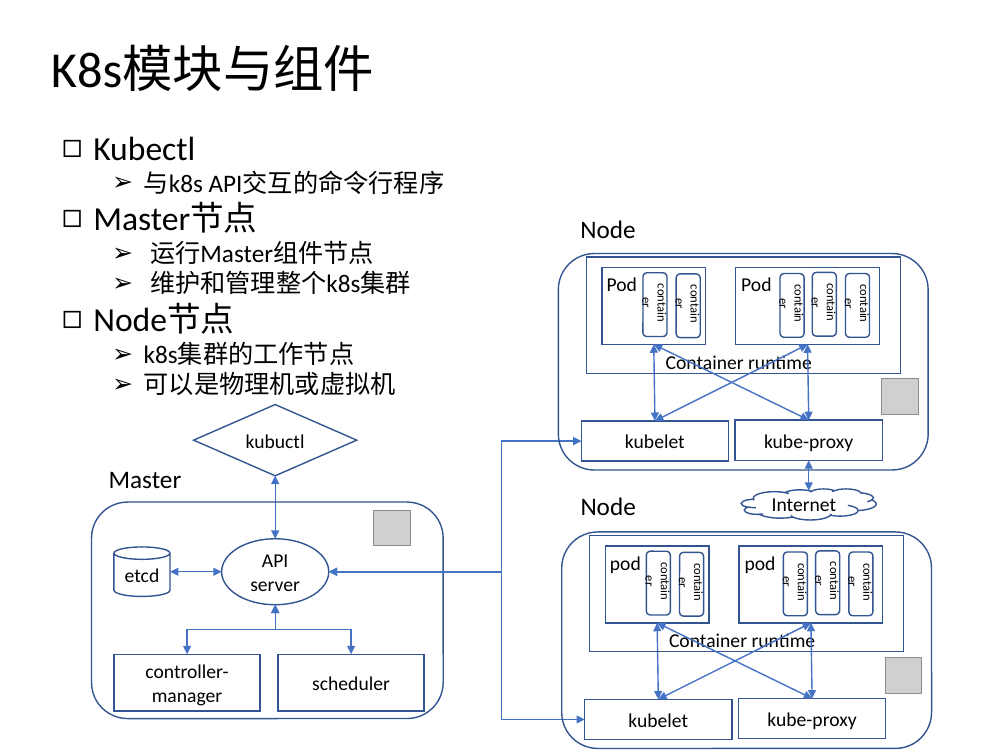
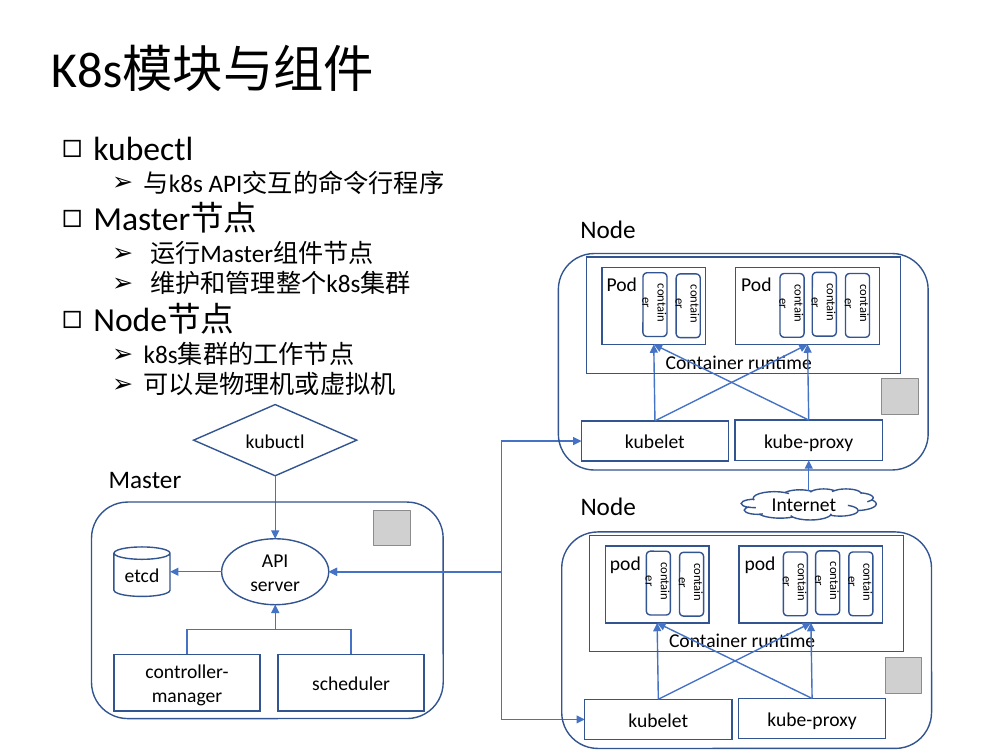
Before and after one commit to csluluyao/k8s_research, a slide deck: slide 4 of k8s_week1.pptx. Drawn at 1008x756 pixels with LibreOffice and Linux fonts; fonts in the diff are those of the drawing; grey boxes stand for pictures. Boxes give left, top, right and bottom in pixels: in the first picture for what was removed or moved away, otherwise in the second. Text is boxed around its words. In the diff, an @@ line names an element or a change of style, - is before the commit and + after.

```diff
--- a/k8s_week1.pptx
+++ b/k8s_week1.pptx
@@ text at <box>93,136,193,161</box>: text changed @@
-◻ Kubectl
+◻ kubectl
@@ double arrow (655, 421) - (654, 345): double arrow to arrow @@
@@ double arrow (654, 345) - (808, 420): double arrow to arrow @@
@@ double arrow (807, 345) - (655, 421): double arrow to arrow @@
@@ double arrow (807, 345) - (808, 420): double arrow to arrow @@
@@ double arrow (275, 476) - (275, 539): double arrow to arrow @@
@@ double arrow (808, 461) - (808, 491): double arrow to arrow @@
@@ double arrow (170, 572) - (222, 572): double arrow to arrow @@
@@ elbow double arrow (187, 654) - (275, 605): elbow double arrow to elbow arrow @@
@@ elbow double arrow (351, 654) - (275, 605): elbow double arrow to elbow line @@
@@ double arrow (658, 700) - (657, 623): double arrow to arrow @@
@@ double arrow (657, 623) - (812, 699): double arrow to arrow @@
@@ double arrow (811, 623) - (658, 700): double arrow to arrow @@
@@ double arrow (811, 623) - (812, 699): double arrow to arrow @@
```
Also in this commit, not shown: 8 other slides changed, 6 slides added, 2 slides removed, 2 other files.
